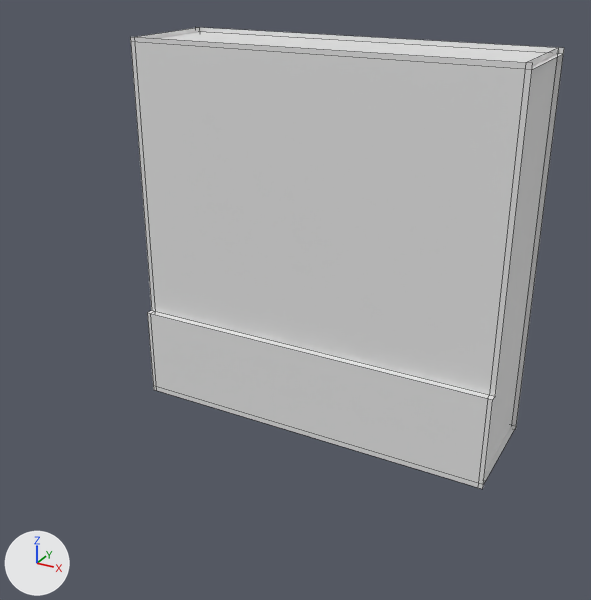
The OBJ model src/main/resources/assets/murim/models/block/roof_gable_panel_full_base.obj, before and after one commit.
The view is the same before and after, from a 50 mm camera at (1.392, -1.97, 1.22) aimed at (0.509, -0.363, 0.417). Lighting does not change. The marker at lower left points along +X, +Y and +Z. The older version comes first. Mesh edges are drawn as thin lines. Materials are left out; every surface is plain grey. Where no turn or scale is listed for an object, it has been applied to the vertices. Vertices at exactly the same position are counted once.

The first picture shows 'roof_gable_panel_full_base'.
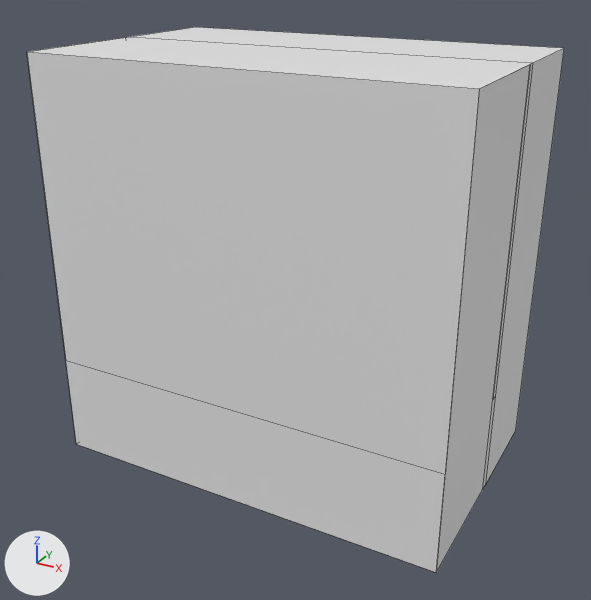
What differs and where, as boxes (x1, y1, x2, y2) in the pictures (591 x 600 px):
'roof_gable_panel_full_base', reshaped (24% wider, 18% taller)
    before: (130, 27, 564, 489)
    after: (27, 27, 564, 573)
part 1 of me_roof_gable_panel_full_base, deleted
    before: (137, 27, 200, 38)
part 2 of me_roof_gable_panel_full_base, deleted
    before: (485, 48, 558, 471)
part 3 of me_roof_gable_panel_full_base, deleted
    before: (484, 425, 516, 483)
part 4 of me_roof_gable_panel_full_base, deleted
    before: (158, 32, 562, 69)
part 5 of me_roof_gable_panel_full_base, built on
    before: (130, 37, 533, 489)
    after: (27, 27, 564, 573)

The edits, one by one:
me_roof_gable_panel_full_base is used by ob_roof_gable_panel_full_base; location (0.0, 0.0, 0.0).
me_roof_gable_panel_full_base had 36 vertices, 11 faces and spanned x 0.0..1.0, y -0.312..-0.012, z 0.0..1.0.
me_roof_gable_panel_full_base now has 22 vertices, 16 faces and spans x 0.0..1.0, y -0.641..-0.012, z 0.0..1.0.
me_roof_gable_panel_full_base part 1: the loose piece of 7 vertices spanning x 0.013, y -0.312..-0.012, z 0.0..1.0 is deleted.
me_roof_gable_panel_full_base part 2: the loose piece of 7 vertices spanning x 0.988, y -0.312..-0.012, z 0.0..1.0 is deleted.
me_roof_gable_panel_full_base part 3: the loose piece of 6 vertices spanning x 0.0..1.0, y -0.312..-0.012, z 0.013 is deleted.
me_roof_gable_panel_full_base part 4: the loose piece of 4 vertices spanning x 0.0..1.0, y -0.294..-0.012, z 0.988 is deleted.
Part 5, on me_roof_gable_panel_full_base:
3 faces are deleted.
10 vertices are added at x 0.0..1.0, y -0.641..-0.294, z 0.0..1.0.
15 new faces join them.
